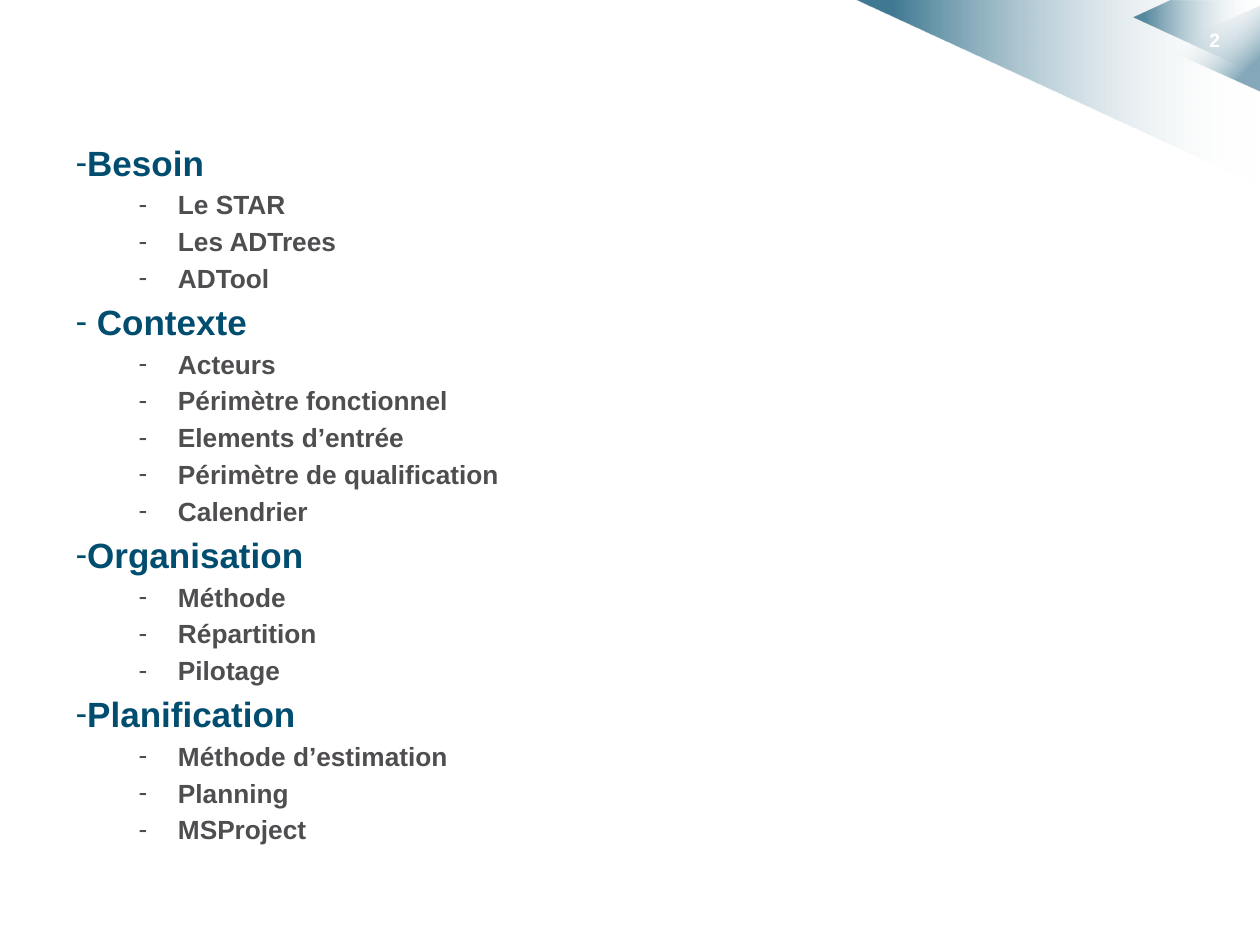
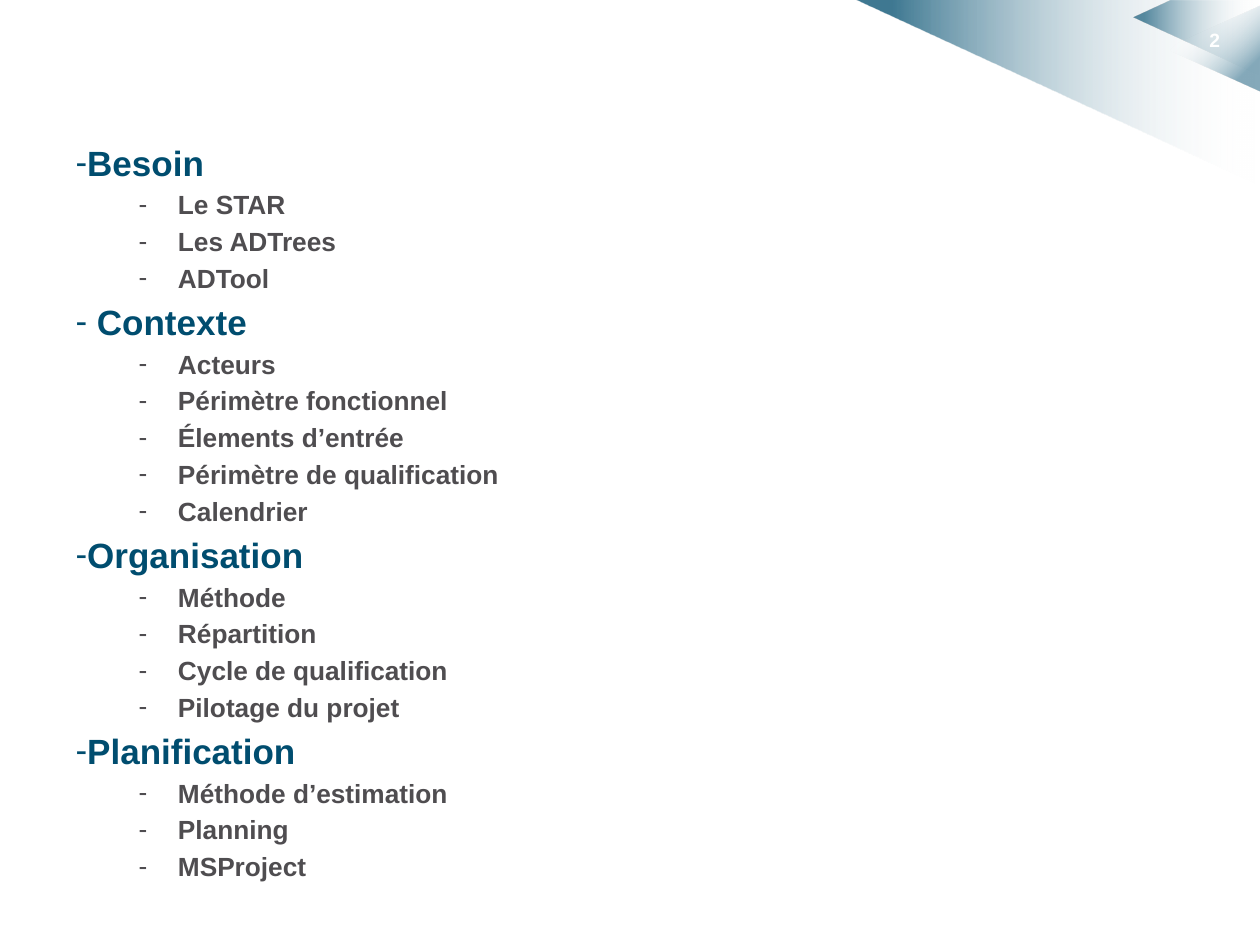
Before and after one commit to HKervadec/korrigolo, a slide deck: slide 2 of soutenances/planification/soutenance_planification.pptx. Drawn at 1260x945 pixels with LibreOffice and Linux fonts; fonts in the diff are those of the drawing; background and template pictures are left out. Boxes give left, top, right and bottom in pixels: in the first picture for what was removed or moved away, otherwise in the second. Text is boxed around its words. In the diff, an @@ line names an element or a change of style, - is before the commit and + after.

```diff
--- a/soutenances/planification/soutenance_planification.pptx
+++ b/soutenances/planification/soutenance_planification.pptx
@@ text at bbox=[178, 426, 404, 448]: text changed @@
-  – Elements d’entrée
+  – Élements d’entrée
@@ text at bbox=[178, 661, 447, 723]: text changed @@
-  – Pilotage
+  – Cycle de qualification
+  – Pilotage du projet
```
Also in this commit, not shown: 4 other slides changed, 13 slides added.
